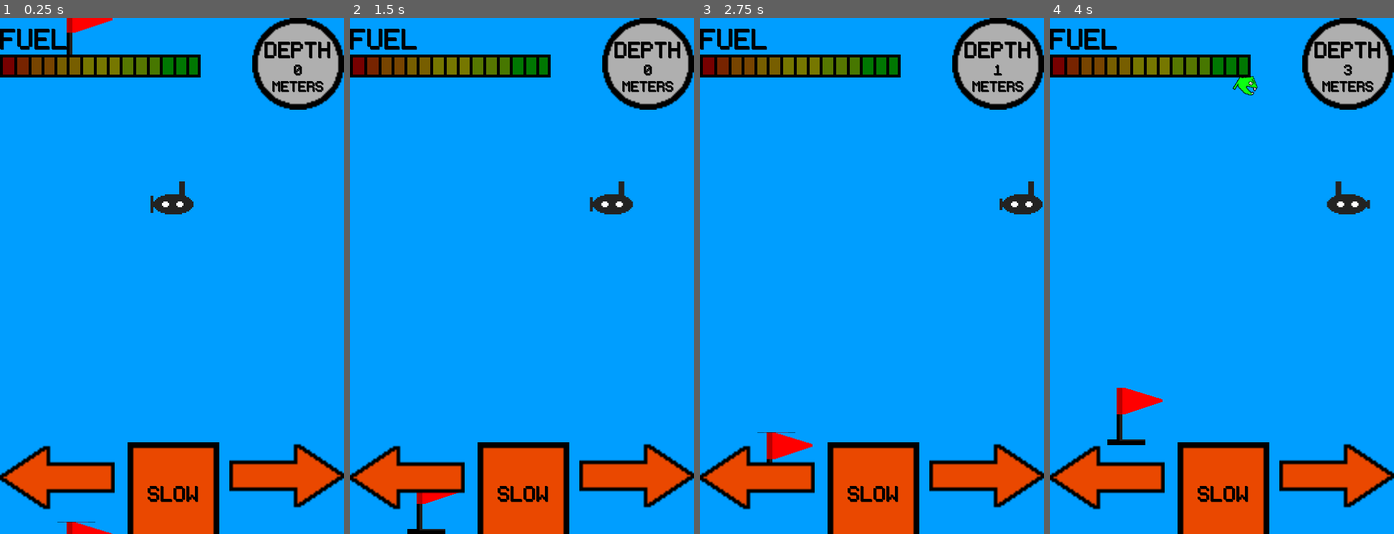
Above: before the commit, frames 1-4 (left to right).
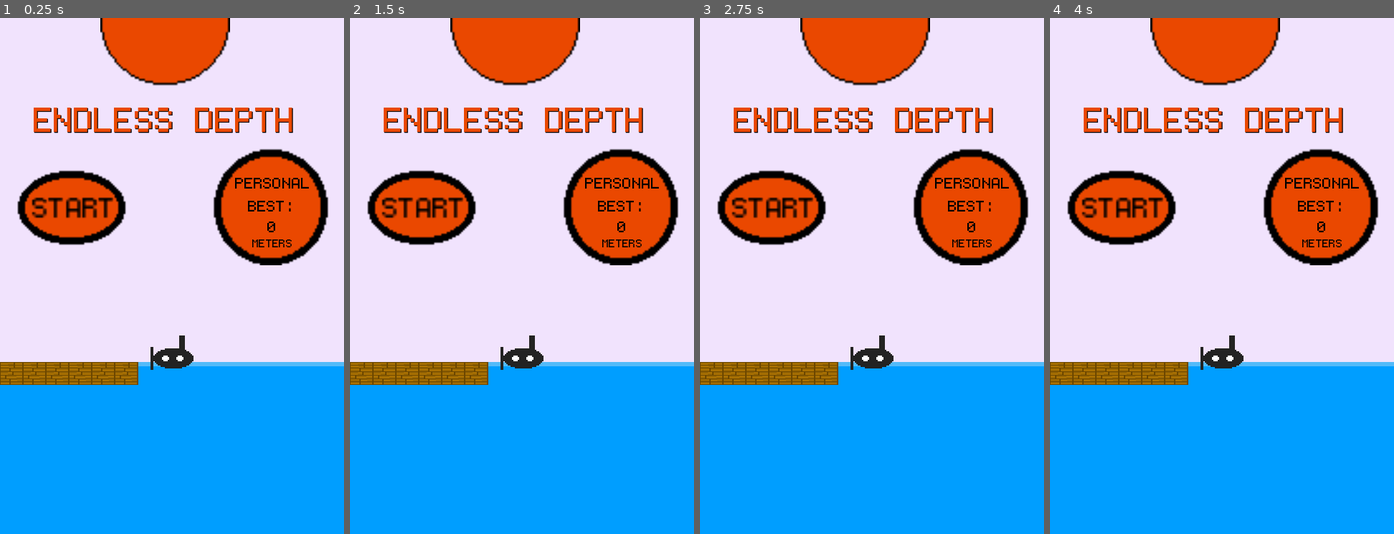
Above: after the commit, the same moments.

Repository: seb-navarro/Endless_Depth
Game: Godot game, scene res://Menu/Menu.tscn
Same seed, same stepped clock (60 frames per second), same inputs: the game is played once before the commit and once after it. Before the commit the project starts from res://Main/Main.tscn.
Inputs:
- Up to frame 1 (0.25 s): no input
- Up to frame 2 (1.5 s): hold D (move_right) 0.53-1.28 s; hold A (move_left) from 1.28 s (still down)
- Up to frame 3 (2.75 s): release A (move_left) at 2.03 s; hold D (move_right) from 2.03 s (still down)
- Up to frame 4 (4 s): release D (move_right) at 3.53 s; hold A (move_left) from 3.53 s (still down)

The runs differ from the first frame. In frame 1, 79% of the frame differs, in the area x 0-100%, y 0-100%; in frame 2, 79%; in frame 3, 79%; in frame 4, 79%.

Commit message:
added a main menu screen

Diff:
--- a/Menu/Menu.tscn
+++ b/Menu/Menu.tscn
@@ -10,6 +10,7 @@
 [ext_resource type="Texture2D" uid="uid://c8xummau7d07s" path="res://assets/art/environment/Wooden Bridge-1.png.png" id="5_0nkvc"]
 [ext_resource type="Texture2D" uid="uid://cypp1sy3t8esr" path="res://assets/art/player/Submarine (Right) - Endless Depth/submarine_right_00.png" id="6_ijf1r"]
 [ext_resource type="FontFile" uid="uid://c1rtvtnimcle0" path="res://assets/fonts/monogram.ttf" id="7_h5yxf"]
+[ext_resource type="Texture2D" uid="uid://bdlg3hto4mcmh" path="res://assets/art/environment/start-button-pressed.png" id="10_80bl0"]
 
 [node name="Menu" type="Control"]
 layout_mode = 3
@@ -25,6 +26,8 @@
 anchors_preset = 15
 anchor_right = 1.0
 anchor_bottom = 1.0
+grow_horizontal = 2
+grow_vertical = 2
 texture = ExtResource("1_85li0")
 
 [node name="Sun" type="TextureRect" parent="Background"]
@@ -108,35 +111,25 @@
 text = "ENDLESS DEPTH"
 uppercase = true
 
-[node name="StartButton" type="TextureButton" parent="."]
-custom_minimum_size = Vector2(164, 164)
-layout_mode = 2
-anchor_left = 0.042
-anchor_top = 0.251
-anchor_right = 0.383
-anchor_bottom = 0.479
-offset_left = -0.160002
-offset_top = 0.279984
-offset_right = 0.159988
-offset_bottom = 0.119965
+[node name="StartButton" type="TouchScreenButton" parent="."]
+position = Vector2(20, 181)
+scale = Vector2(2.5, 2.5)
 texture_normal = ExtResource("3_hbhmf")
-stretch_mode = 0
+texture_pressed = ExtResource("10_80bl0")
 
 [node name="StartLabel" type="Label" parent="StartButton"]
-layout_mode = 1
-anchors_preset = -1
-anchor_left = 0.165
-anchor_top = 0.372
-anchor_right = 0.854
-anchor_bottom = 0.665
-offset_left = -0.0600014
-offset_top = -0.00800323
-offset_right = -0.0559998
-offset_bottom = -0.0600052
-theme_override_colors/font_color = Color(0, 0, 0, 1)
-theme_override_colors/font_outline_color = Color(0, 0, 0, 1)
-theme_override_fonts/font = ExtResource("7_h5yxf")
-theme_override_font_sizes/font_size = 60
+anchors_preset = -1
+anchor_left = 0.15
+anchor_top = 0.333
+anchor_right = 0.884
+anchor_bottom = 0.666
+offset_top = 0.288
+offset_right = 0.0239906
+offset_bottom = -0.0240021
+theme_override_colors/font_color = Color(0, 0, 0, 1)
+theme_override_colors/font_outline_color = Color(0, 0, 0, 1)
+theme_override_fonts/font = ExtResource("7_h5yxf")
+theme_override_font_sizes/font_size = 25
 text = "START"
 uppercase = true
 
@@ -207,3 +200,5 @@
 theme_override_font_sizes/font_size = 25
 text = "METERS"
 uppercase = true
+
+[connection signal="pressed" from="StartButton" to="." method="_on_start_button_pressed"]
--- a/Menu/menu.gd
+++ b/Menu/menu.gd
@@ -9,3 +9,9 @@
 # Called every frame. 'delta' is the elapsed time since the previous frame.
 func _process(delta: float) -> void:
 	pass
+
+
+
+
+func _on_start_button_pressed() -> void:
+	get_tree().change_scene_to_file("res://Main/Main.tscn")
--- a/project.godot
+++ b/project.godot
@@ -11,7 +11,7 @@
 [application]
 
 config/name="endless depth"
-run/main_scene="res://Main/Main.tscn"
+run/main_scene="res://Menu/Menu.tscn"
 config/features=PackedStringArray("4.3", "Mobile")
 
 [display]
@@ -37,6 +37,10 @@
 "events": []
 }
 
+[input_devices]
+
+pointing/emulate_touch_from_mouse=true
+
 [rendering]
 
 renderer/rendering_method="mobile"
Not shown: 1 places in Menu/Menu.tscn that only renumber resources
